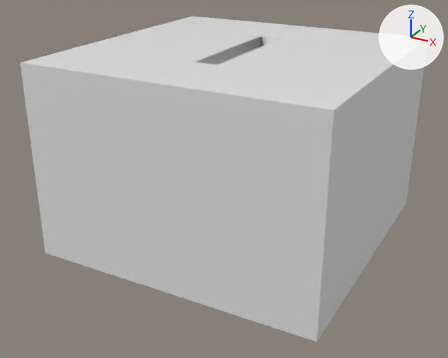
The OBJ model peginhole/assets/1/hole.obj as it was, and as the next commit left it.
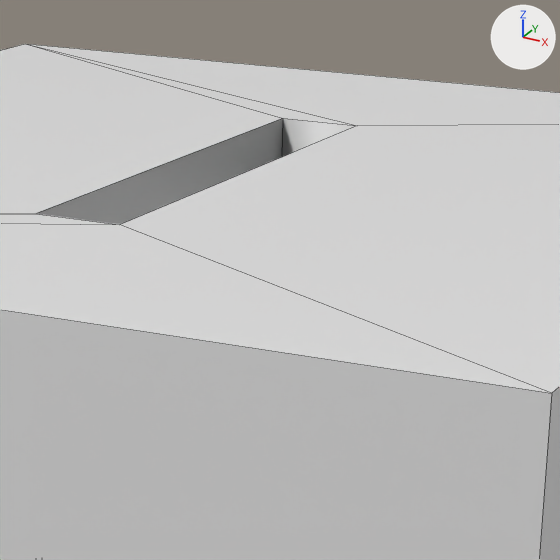
Old and new are each drawn whole from a 50 mm lens placed at (0.284, -0.553, 0.231), pointed at (-0.008, -0.022, -0.035) and again close up on the part from 41% to 75% of the width and 1% to 43% of the height. The axes (+X, +Y, +Z) are drawn at upper right. The lights are the same throughout. The close-ups show mesh edges as thin lines. Where no turn or scale is listed for an object, it has been applied to the vertices.
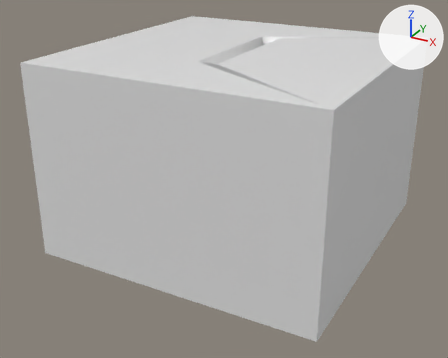
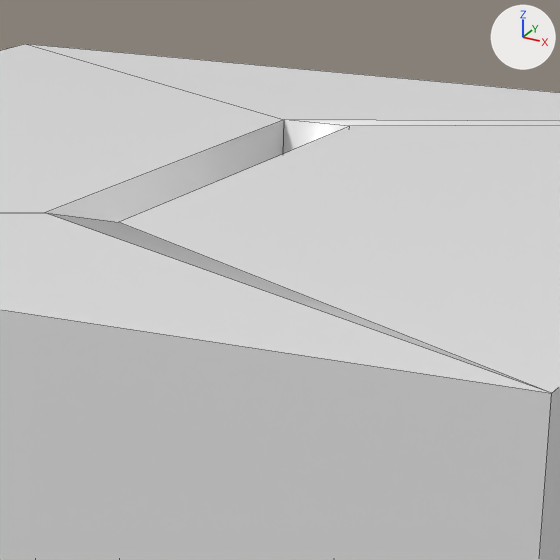
Changed parts and their boxes (x1, y1, x2, y2) in the close-ups (560 x 560 px; the box of a moved part takes in the faces that stretch with it):
'Cube.003', reshaped
    before: (0, 214, 551, 560)
    after: (0, 213, 551, 560)
'Cube.004', reshaped
    before: (120, 125, 560, 560)
    after: (119, 125, 560, 560)
'Cube.002', reshaped
    before: (0, 44, 283, 225)
    after: (0, 44, 284, 222)
'Cube.005', reshaped
    before: (28, 44, 560, 157)
    after: (28, 44, 560, 153)
part 2 of me_cube_005, moved or reshaped
    before: (31, 45, 356, 157)
    after: (284, 120, 560, 153)
part 3 of me_cube_004, moved or reshaped
    before: (120, 125, 560, 393)
    after: (119, 125, 560, 393)
part 4 of me_cube_003, moved or reshaped
    before: (0, 214, 119, 225)
    after: (47, 213, 545, 391)

The change, as a list of edits to the scene's bpy script:
```text
Change me_cube_002:
    where me_cube_002.from_pydata(...)  # 8 vertices, 6 faces; spans x -0.15..-0.012, y -0.15..0.15, z -0.1..0.1
    used by ob_cube_002; location = (0.0, 0.0, 0.0)
    me_cube_002 part 1
    me_cube_002.vertices[4].co: (-0.012, -0.07, 0.1) -> (-0.01, -0.068, 0.1)  # pixel (35, 213) -> pixel (44, 212)
    me_cube_002.vertices[5].co: (-0.012, 0.071, 0.1) -> (-0.01, 0.069, 0.1)  # pixel (282, 118) -> pixel (284, 119)
    me_cube_002.vertices[6].co: (-0.012, -0.071, -0.05) -> (-0.01, -0.069, -0.05)
    me_cube_002.vertices[7].co: (-0.012, 0.07, -0.05) -> (-0.01, 0.068, -0.05)
Change me_cube_003:
    used by ob_cube_003; location = (0.0, 0.0, 0.0)
    remove me_cube_003.from_pydata(...)  # 8 vertices, 8 faces; spans x -0.15..0.15, y -0.15..-0.07, z -0.1..0.1
    add me_cube_003.from_pydata(...)  # 8 vertices, 8 faces; spans x -0.15..0.15, y -0.15..-0.068, z -0.1..0.1
    me_cube_003 part 4
    2 vertices are removed from x -0.012, y -0.071..-0.07, z -0.05..0.1
    5 faces are deleted
    2 vertices move from x 0.012, y -0.071..-0.07, z -0.05..0.1 to x -0.01, y -0.069..-0.068, z -0.05..0.1
    2 vertices are added at (0.01, -0.069, -0.05), (0.01, -0.068, 0.1)
    5 new faces join them
Change me_cube_004:
    where me_cube_004.from_pydata(...)  # 8 vertices, 6 faces; spans x 0.012..0.15, y -0.15..0.15, z -0.1..0.1
    used by ob_cube_004; location = (0.0, 0.0, 0.0)
    me_cube_004 part 3
    me_cube_004.vertices[4].co: (0.012, 0.071, 0.1) -> (0.01, 0.069, 0.1)  # pixel (357, 125) -> pixel (349, 126)
    me_cube_004.vertices[5].co: (0.012, -0.07, 0.1) -> (0.01, -0.068, 0.1)  # pixel (119, 224) -> pixel (118, 222)
    me_cube_004.vertices[6].co: (0.012, 0.07, -0.05) -> (0.01, 0.068, -0.05)
    me_cube_004.vertices[7].co: (0.012, -0.071, -0.05) -> (0.01, -0.069, -0.05)
Change me_cube_005:
    used by ob_cube_005; location = (0.0, 0.0, 0.0)
    remove me_cube_005.from_pydata(...)  # 8 vertices, 8 faces; spans x -0.15..0.15, y 0.07..0.15, z -0.1..0.1
    add me_cube_005.from_pydata(...)  # 8 vertices, 8 faces; spans x -0.15..0.15, y 0.068..0.15, z -0.1..0.1
    me_cube_005 part 2
    2 vertices are removed from x -0.012, y 0.07..0.071, z -0.05..0.1
    5 faces are deleted
    2 vertices move from x 0.012, y 0.07..0.071, z -0.05..0.1 to x -0.01, y 0.068..0.069, z -0.05..0.1
    2 vertices are added at (0.01, 0.068, -0.05), (0.01, 0.069, 0.1)
    5 new faces join them
```
